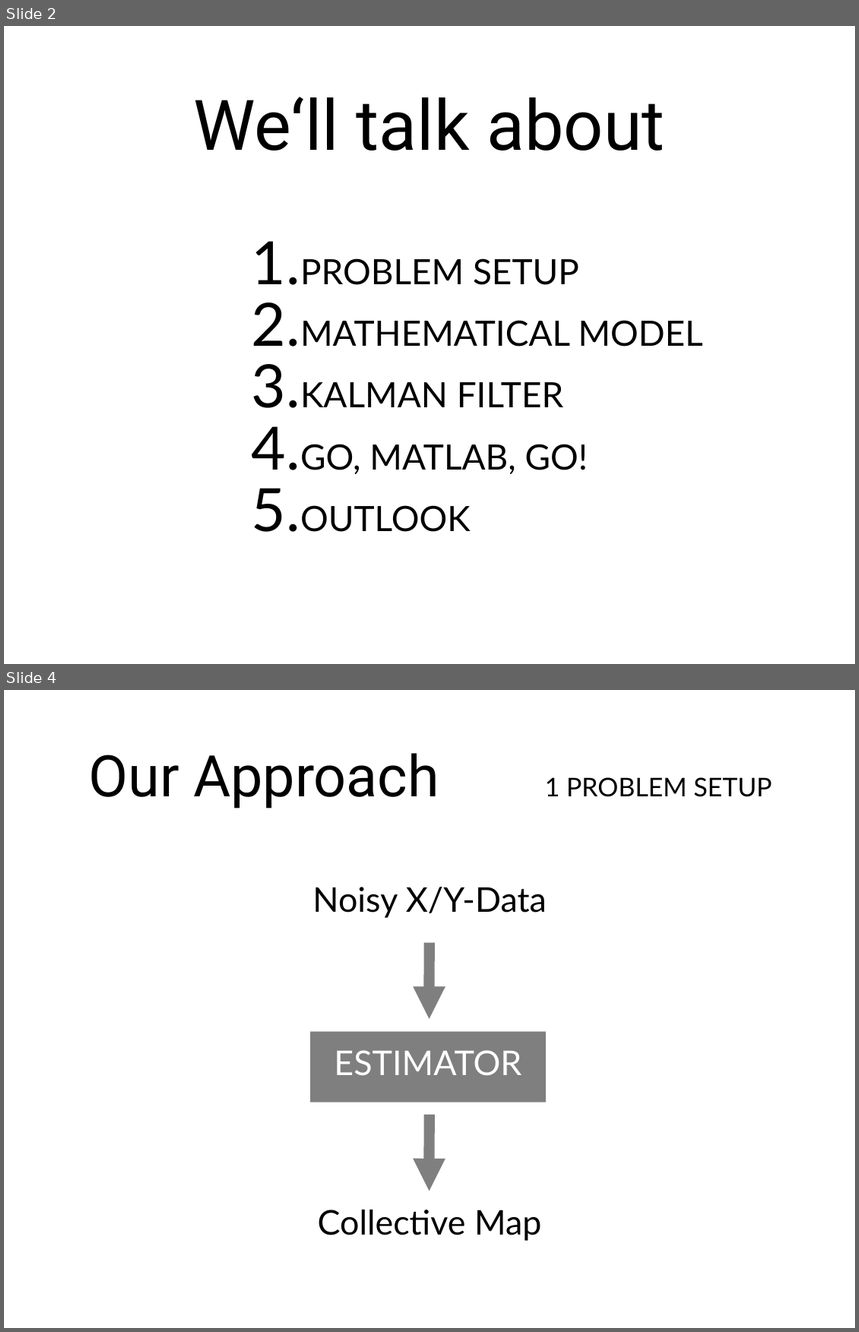
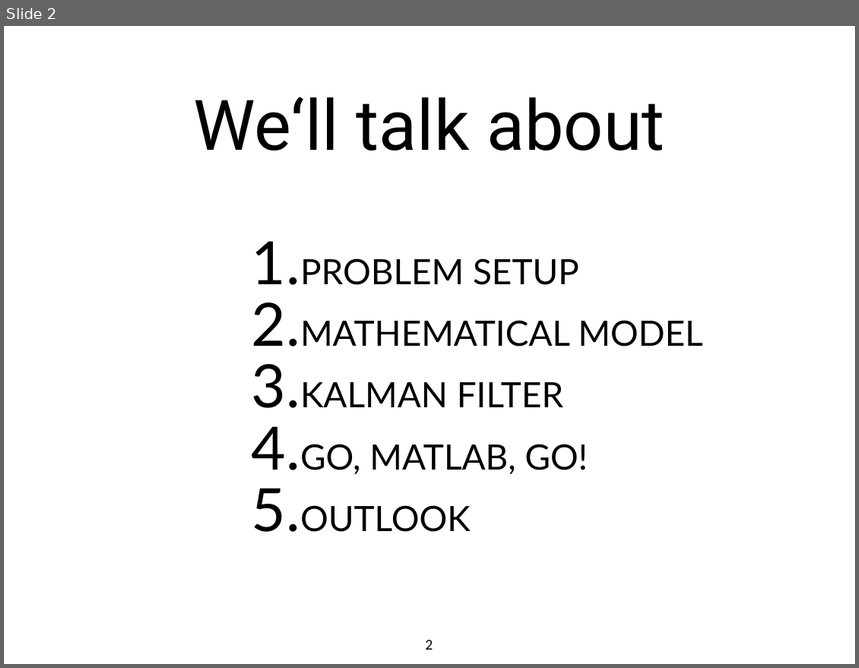
Before and after one commit to bskp/RoboCup-Estimator, a slide deck: Presentation/RobocupEstimatorPresentation.ppt. Shown one above the other, each under a label of ours: slides 2 and 4 before the commit, slide 2 after it; the slides between them are not shown. The pictures are 859x1332 and 859x668 pixels, drawn with LibreOffice and Linux fonts; fonts in the diff are those of the drawing. Boxes give left, top, right and bottom in pixels: in the first picture for what was removed or moved away, otherwise in the second. Text is boxed around its words. In the diff, an @@ line names an element or a change of style, - is before the commit and + after.

```diff
--- a/Presentation/RobocupEstimatorPresentation.ppt
+++ b/Presentation/RobocupEstimatorPresentation.ppt
@@ slide 4 removed at [4, 690, 855, 1328], background #FFFFFF @@
@@ title removed at [89, 753, 439, 809] @@
-Our Approach
@@ text removed at [545, 777, 772, 797] @@
-1 PROBLEM SETUP
@@ text removed at [313, 887, 547, 918] @@
-Noisy X/Y-Data
@@ arrow removed from (430, 942) to (429, 1019) @@
@@ rectangle removed at [310, 1032, 547, 1103] @@
-ESTIMATOR
@@ arrow removed from (430, 1115) to (429, 1191) @@
@@ text removed at [318, 1210, 541, 1241] @@
-Collective Map
@@ slide 2 changed as well @@
@@ page number added at [425, 640, 433, 650], 18 pt, text #000000 @@
+2
```
Also in this commit, not shown: 8 other slides changed, 14 slides added, 3 other slides removed, 1 other file.
